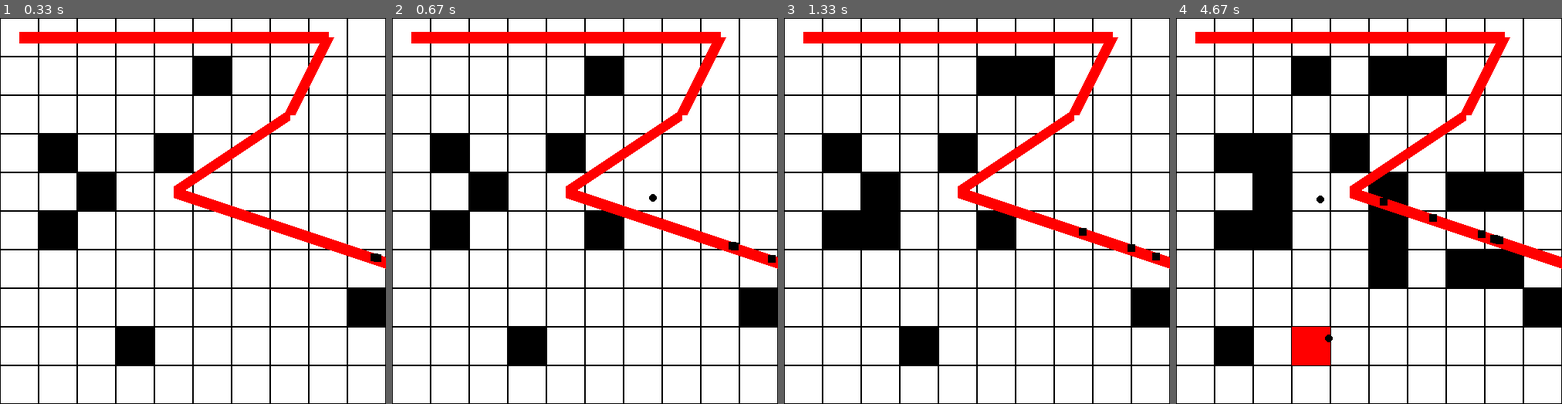
Above: before the commit, frames 1-4 (left to right).
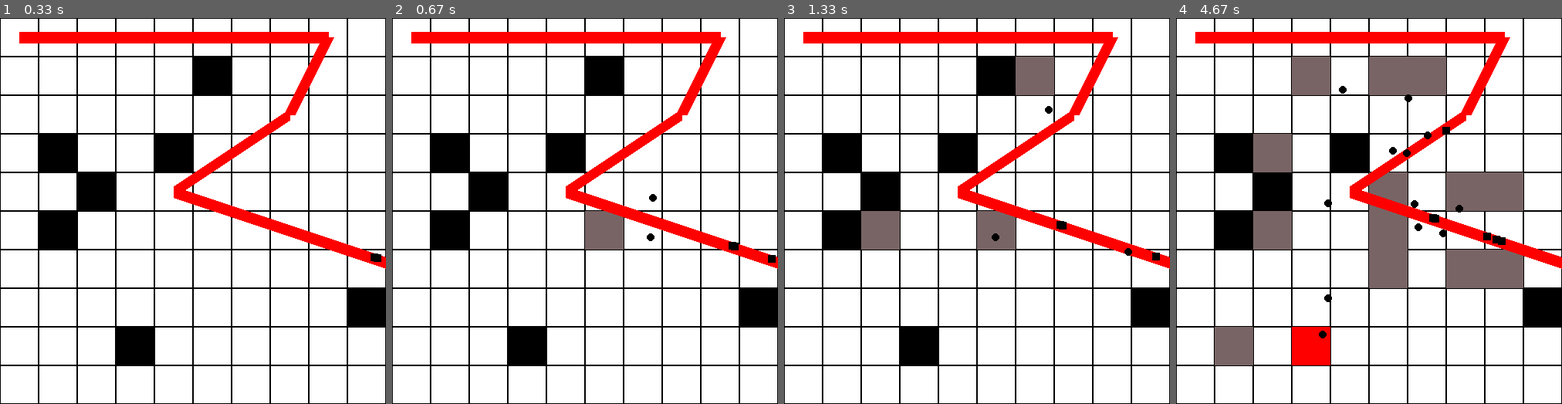
Above: after the commit, the same moments.

Repository: sillypantscoder/pygametowerdefense
Game: pygame game, started from main.py
The game is run twice, just before and just after one commit, with the same random seed, the same clock (stepped at 60 frames per second) and the same inputs.
Inputs (mouse positions are in pixels of both pictures, inside the frame that each line leads up to):
- Up to frame 1 (0.33 s): no input
- Up to frame 2 (0.67 s): click (585, 211) at 0.4 s
- Up to frame 3 (1.33 s): click (884, 214) at 0.73 s; click (1034, 75) at 1.07 s
- Up to frame 4 (4.67 s): click (1376, 79) at 1.4 s; click (1372, 253) at 1.73 s; click (1469, 272) at 2.07 s; click (1469, 176) at 2.4 s; click (1507, 180) at 2.73 s; click (1504, 288) at 3.07 s; click (1384, 195) at 3.4 s; click (1284, 141) at 3.73 s; click (1253, 353) at 4.07 s; click (1307, 83) at 4.4 s

Frame 1 is identical in both runs. In frame 2, 1.0% of the frame differs, in the area x 50-68%, y 50-60%; in frame 3, 3.1%; in frame 4, 13%, in the area x 10-90%, y 10-90%.

Commit message:
Added new type of turret; fixed bullet movement

Diff:
--- a/main.py
+++ b/main.py
@@ -5,6 +5,7 @@
 WHITE = (255, 255, 255)
 BLACK = (0, 0, 0)
 RED = (255, 0, 0)
+TAN = (120, 100, 100)
 
 SCREENSIZE = [500, 500]
 screen = pygame.display.set_mode(SCREENSIZE, pygame.RESIZABLE)
@@ -17,6 +18,12 @@
 	e = []
 	for i in r: e.append(i.copy())
 	return e
+
+def dist(p1: "tuple[int, int]", p2: "tuple[int, int]") -> float:
+	dX = p1[0] - p2[0]
+	dY = p1[1] - p2[1]
+	com = abs(dX) + abs(dY)
+	return math.sqrt(com)
 
 class Entity:
 	speed = 0.01
@@ -65,8 +72,7 @@
 		thr = 0.5
 		for e in entities:
 			if isinstance(e, Enemy):
-				if abs(e.pos[0] - self.pos[0]) < thr:
-					if abs(e.pos[1] - self.pos[1]) < thr:
+				if dist(self.pos, e.pos) < thr:
 						pygame.draw.line(screen, RED, [cellno_to_pixel(self.pos[0]), cellno_to_pixel(self.pos[1])], [cellno_to_pixel(e.pos[0]), cellno_to_pixel(e.pos[1])])
 						e.die()
 						if thr == 0.5: self.die()
@@ -76,6 +82,9 @@
 		for i in range(20):
 			if self not in entities: break;
 			super().tick()
+
+class SmallBullet(Bullet):
+	speed = 0.005
 
 entities = []
 entities.append(Enemy())
@@ -95,7 +104,7 @@
 			pos = pygame.mouse.get_pos()
 			x = math.floor(pos[0] / CELLSIZE)
 			y = math.floor(pos[1] / CELLSIZE)
-			BOARD[x][y] = 99
+			BOARD[x][y] = 100
 	# Drawing
 	screen.fill(WHITE)
 	# Board
@@ -112,6 +121,17 @@
 				BOARD[x][y] = 99
 			elif BOARD[x][y] < 100:
 				pygame.draw.rect(screen, BLACK, cellrect)
+				BOARD[x][y] -= 1
+			elif BOARD[x][y] == 100:
+				pygame.draw.rect(screen, RED, cellrect)
+				es = []
+				for e in entities:
+					if isinstance(e, Enemy): es.append(e)
+				es.sort(key=lambda z: dist((x, y), z.pos))
+				if len(es) > 0: SmallBullet([[x, y], es[0].pos])
+				BOARD[x][y] = 119
+			elif BOARD[x][y] < 120:
+				pygame.draw.rect(screen, TAN, cellrect)
 				BOARD[x][y] -= 1
 	# Route
 	for i in range(len(ROUTE) - 1):
